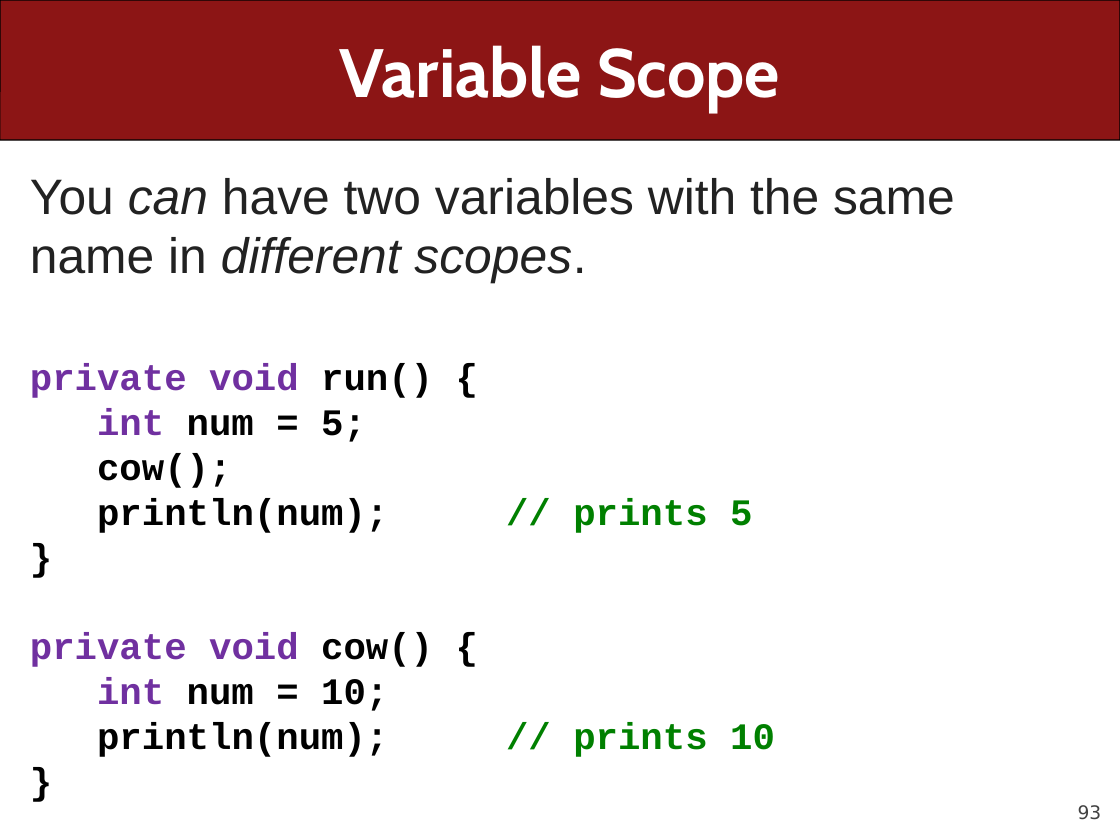
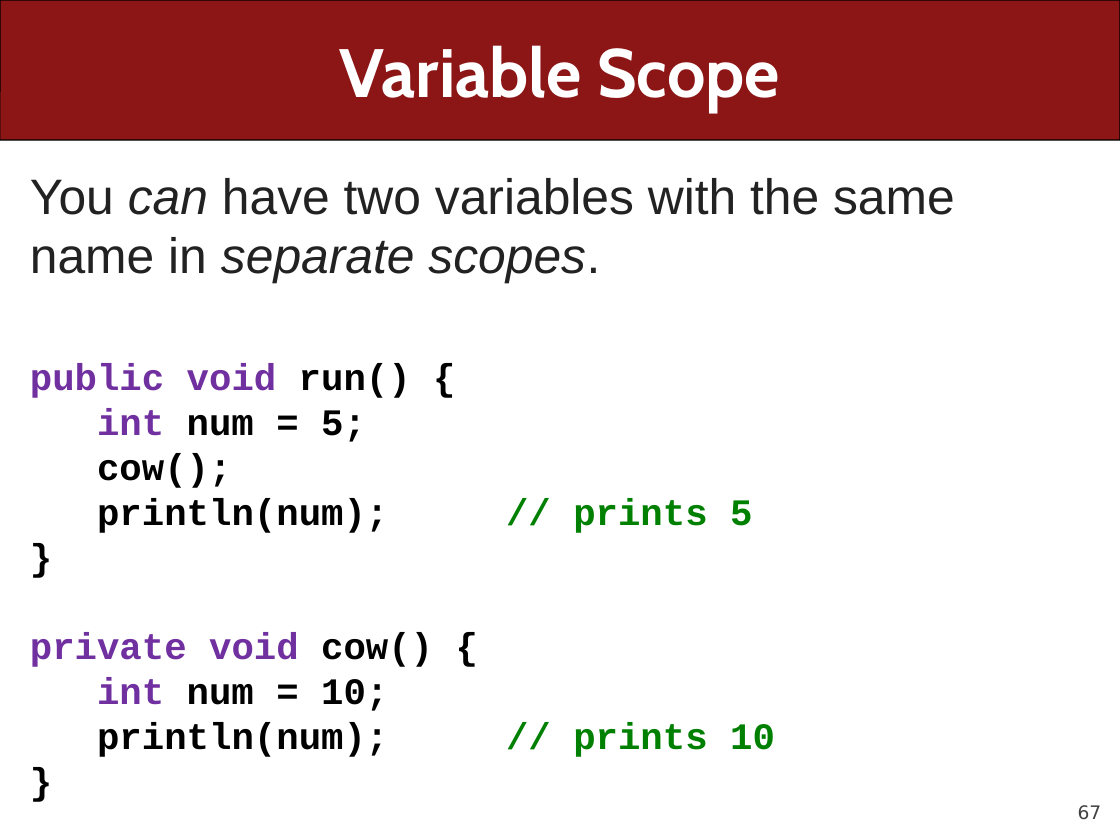
Before and after one commit to ckincaid17/cs106a-summer-2018, a slide deck: slide 67 of WWW/lectures/Lecture6/Lecture6.pptx (slide 93 before the commit). Drawn at 1120x840 pixels with LibreOffice and Linux fonts; fonts in the diff are those of the drawing. Boxes give left, top, right and bottom in pixels: in the first picture for what was removed or moved away, otherwise in the second. Text is boxed around its words. In the diff, an @@ line names an element or a change of style, - is before the commit and + after.

```diff
--- a/WWW/lectures/Lecture6/Lecture6.pptx
+++ b/WWW/lectures/Lecture6/Lecture6.pptx
@@ text at (30, 178, 955, 398): text changed @@
-You can have two variables with the same name in different scopes.
-private void run() {
+You can have two variables with the same name in separate scopes.
+public void run() {
@@ page number at (1078, 805, 1102, 820): text changed @@
-93
+67
```
Also in this commit, not shown: 41 other slides changed, 7 slides added, 20 slides removed, 1 other file.
